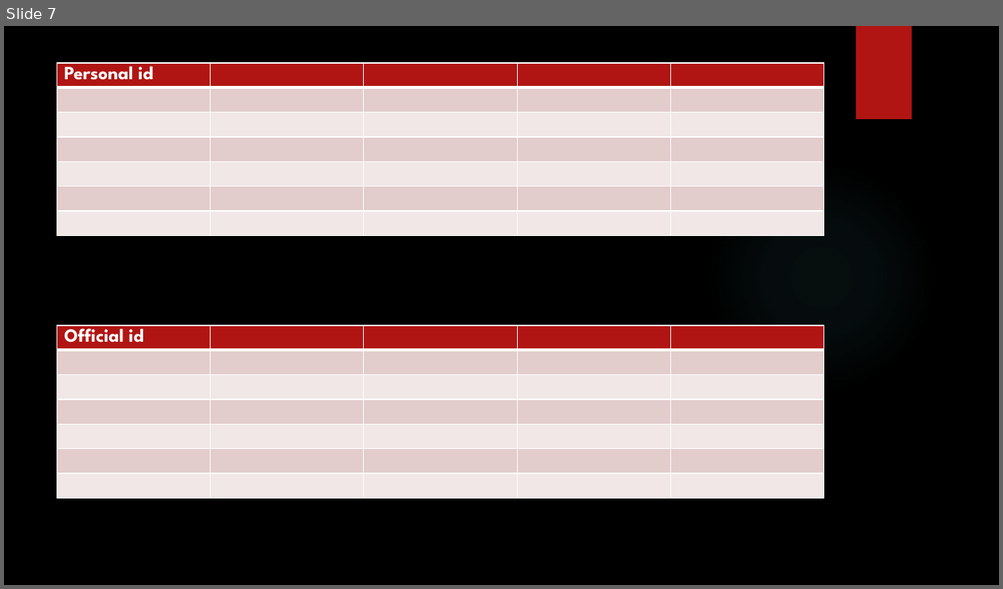
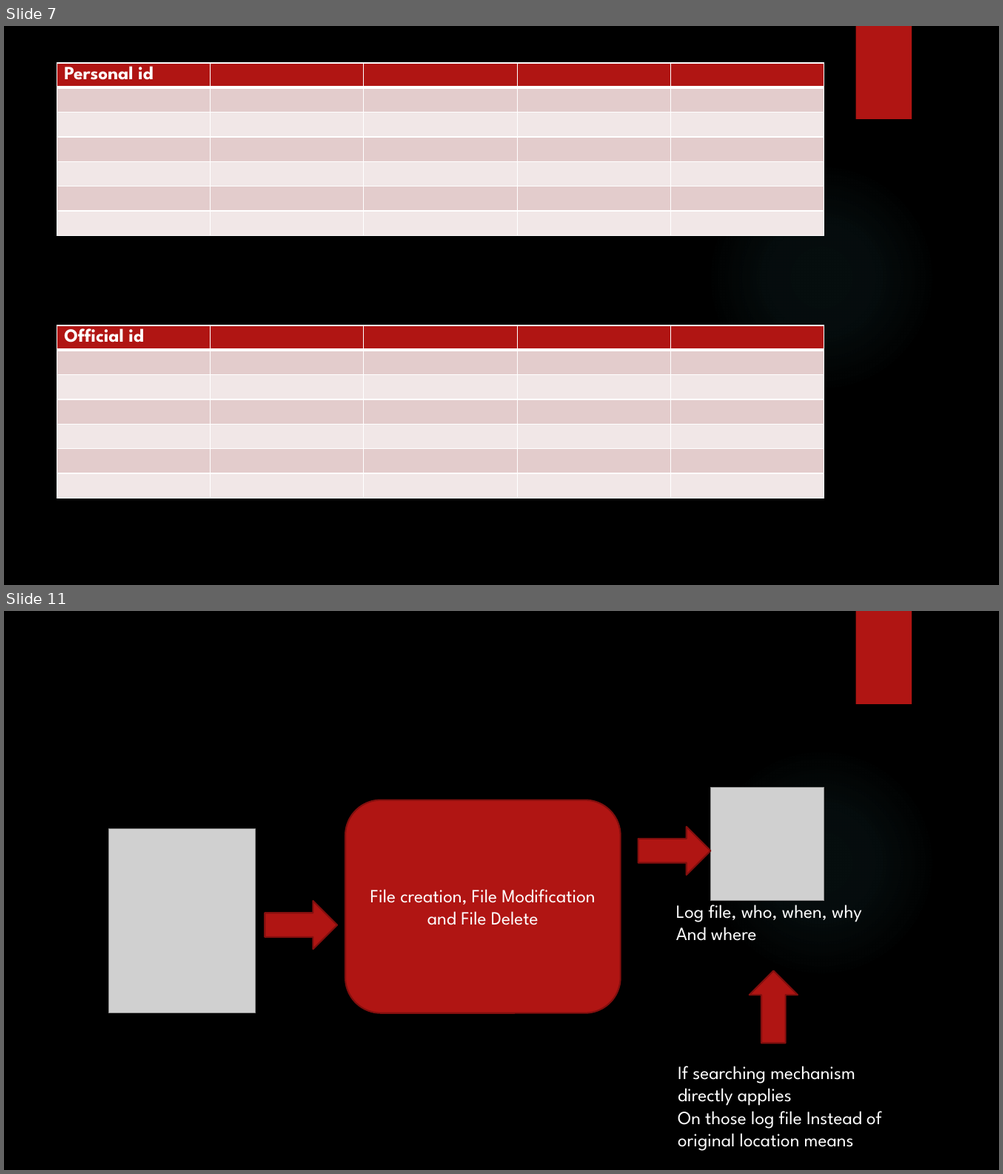
Before and after one commit to karthick1808/DW001, a slide deck: Bigdata Basics.pptx. Shown one above the other, each under a label of ours: slide 7 before the commit, slides 7 and 11 after it; the slides between them are not shown. The pictures are 1003x589 and 1003x1174 pixels, drawn with LibreOffice and Linux fonts; fonts in the diff are those of the drawing; grey boxes stand for pictures; background and template pictures are left out. Boxes give left, top, right and bottom in pixels: in the first picture for what was removed or moved away, otherwise in the second. Text is boxed around its words. In the diff, an @@ line names an element or a change of style, - is before the commit and + after.

```diff
--- a/Bigdata Basics.pptx
+++ b/Bigdata Basics.pptx
@@ slide 11 added at (4, 611, 999, 1170), background picture (left out); not listed: 2 template elements that a slide beside it also shows @@
@@ picture added at (711, 787, 824, 900) @@
@@ rounded rectangle added at (345, 800, 620, 1014), fill #B01513, outline #82100E 1.5 pt, 18 pt, text #FFFFFF @@
+File creation, File Modification and File Delete
@@ picture added at (108, 829, 255, 1013) @@
@@ right arrow added at (638, 826, 711, 875), fill #B01513, outline #82100E 1.5 pt @@
@@ right arrow added at (264, 901, 337, 950), fill #B01513, outline #82100E 1.5 pt @@
@@ text added at (676, 900, 862, 941), 18 pt, text #FFFFFF @@
+Log file, who, when, why
+And where
@@ right arrow added at (749, 971, 798, 1044), fill #B01513, outline #82100E 1.5 pt @@
@@ text added at (677, 1066, 882, 1151), 18 pt, text #FFFFFF @@
+If searching mechanism
+directly applies
+On those log file Instead of
+original location means
```
Also in this commit, not shown: 3 other slides added.
